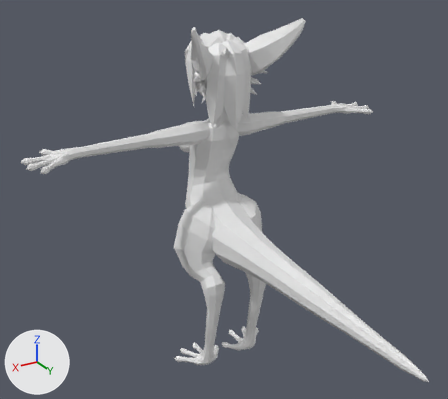
A saved change to the FBX model Assets/Art/Models/Entities/Yinglet/YingletRig.fbx.
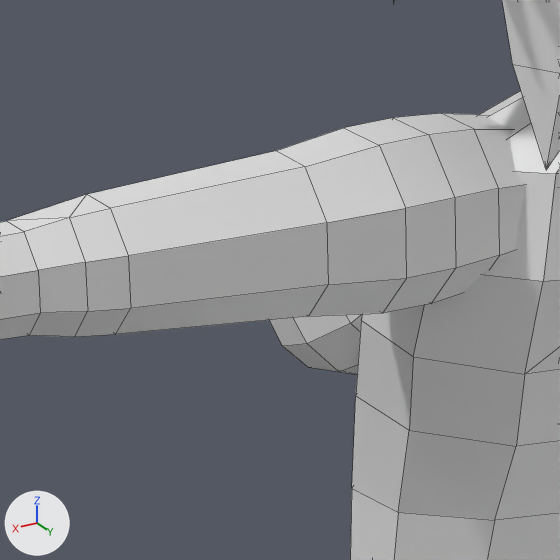
The first picture shows the older version from a 50 mm camera at (0.893, 1.491, 1.308) aimed at (0.12, 0.203, 0.664). The close-ups show both versions on the part from 33% to 48% of the width and 27% to 44% of the height of that picture. Arrows for +X, +Y and +Z are at lower left; the lights stay in place. The close-ups show mesh edges as thin lines. Where no turn or scale is listed for an object, it has been applied to the vertices.

The first close-up shows 'Hair_Kass', 'YingletBody', 'YingletBoobs'.
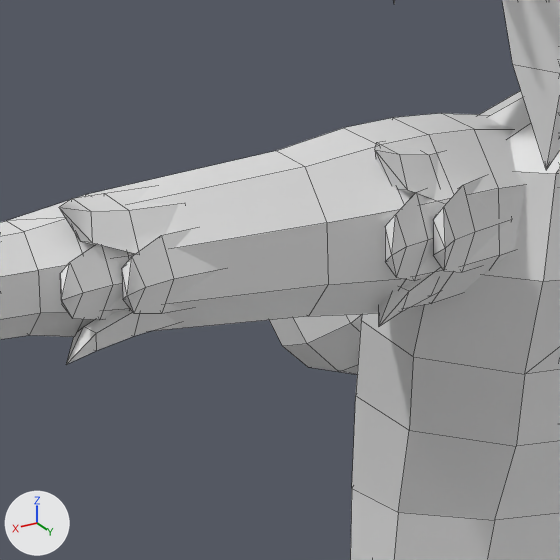
What changed in the scene script:
```text
Add mat_yingletbody_001:
    mat_yingletbody_001 = principled_material('YingletBody.001')
    mat_yingletbody_001.base_color = (0.8, 0.8, 0.8)  # white #e7e7e7
    mat_yingletbody_001.roughness = 0.4
Add me_nurbspath_006:
    me_nurbspath_006.from_pydata(...)  # 112 vertices, 112 faces; spans x -0.225..0.225, y -0.03..0.009, z 0.752..0.807
    me_nurbspath_006.materials.append(mat_yingletbody_001)  # white #e7e7e7
Add me_nurbspath_004:
    me_nurbspath_004.from_pydata(...)  # 112 vertices, 112 faces; spans x -0.108..0.108, y -0.032..0.018, z 0.748..0.811
    me_nurbspath_004.materials.append(mat_yingletbody_001)  # white #e7e7e7
Add ob_fluffshoulder:
    ob_fluffshoulder = bpy.data.objects.new('FluffShoulder', me_nurbspath_006)
    ob_fluffshoulder.location = (0.0, 0.0, 0.0)
Add ob_fluffelbow:
    ob_fluffelbow = bpy.data.objects.new('FluffElbow', me_nurbspath_004)
    ob_fluffelbow.location = (0.0, 0.0, 0.0)
```

Location of each change, [x1, y1, x2, y2] in pixels of the close-ups (560 x 560 px):
'FluffShoulder', added: after [59, 187, 220, 364]
'FluffElbow', added: after [375, 142, 509, 326]
